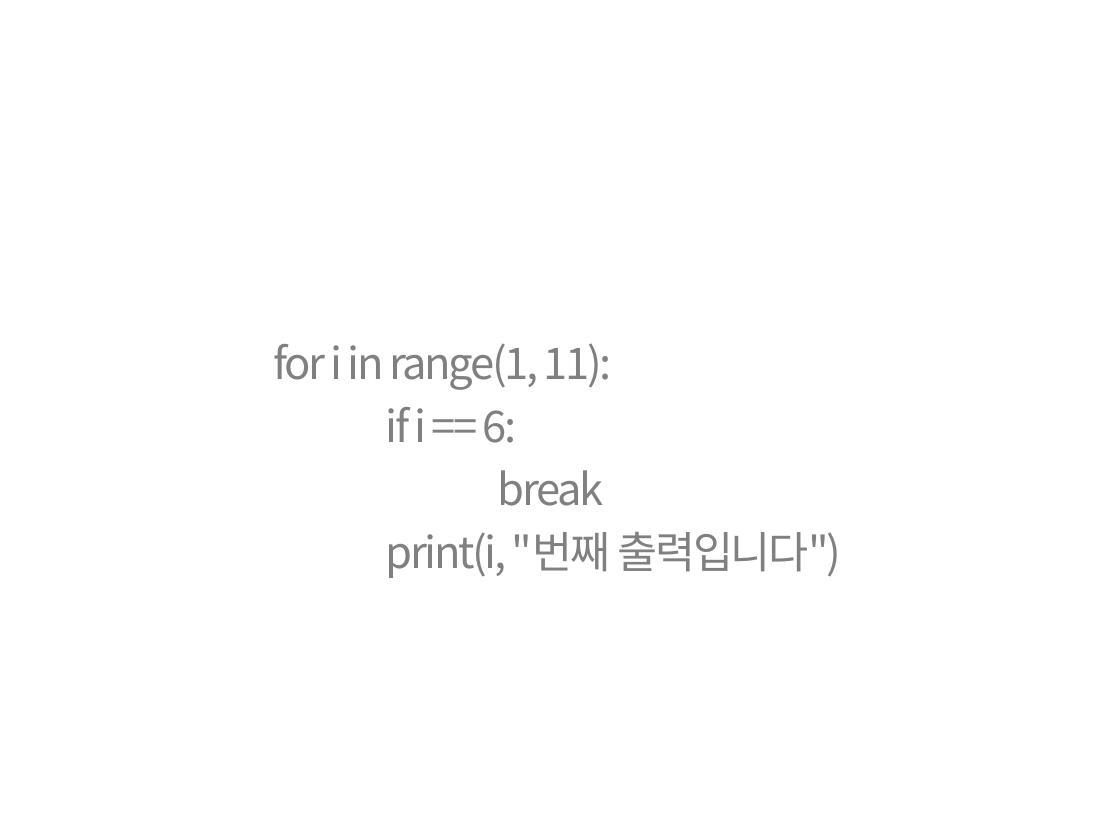
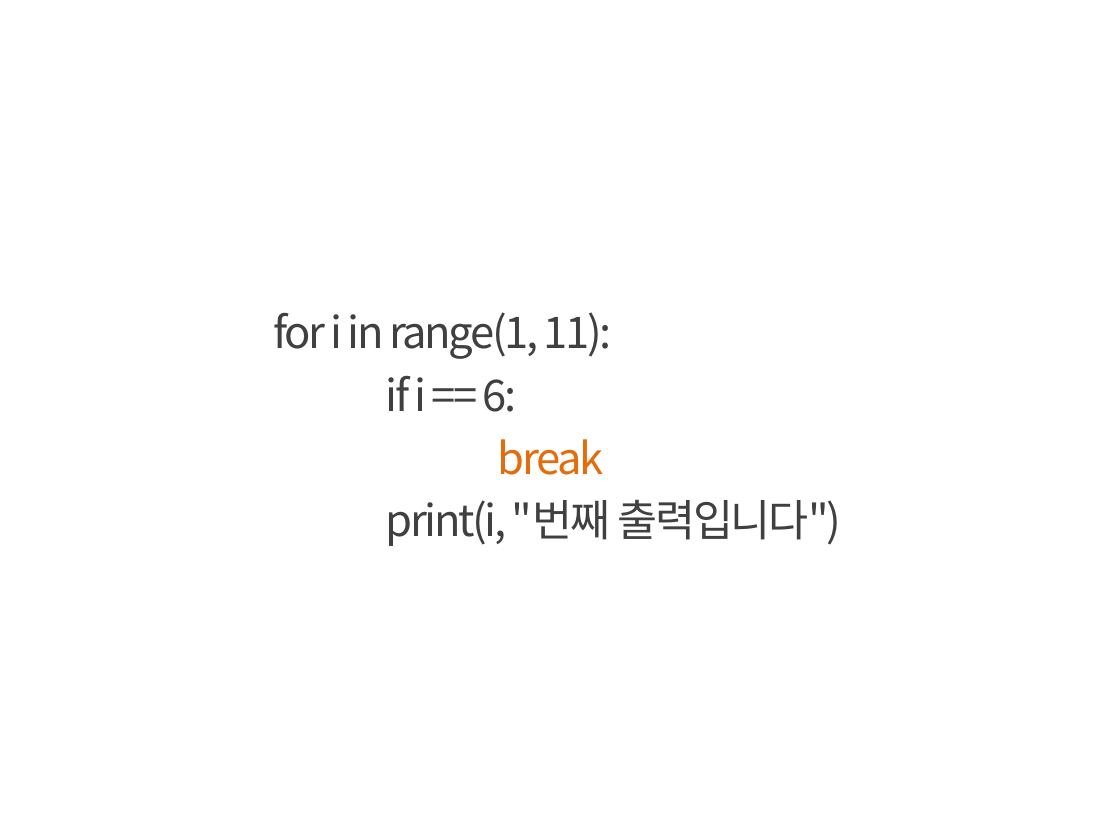
Before and after one commit to kwonkijun/python, a slide deck: slide 6 of 파이썬기초(PPT)/파이썬 기초 8강_반복문+조건문.pptx. Drawn at 1120x840 pixels with LibreOffice and Linux fonts; fonts in the diff are those of the drawing. Boxes give left, top, right and bottom in pixels: in the first picture for what was removed or moved away, otherwise in the second. Text is boxed around its words. In the diff, an @@ line names an element or a change of style, - is before the commit and + after.

```diff
--- a/파이썬기초(PPT)/파이썬 기초 8강_반복문+조건문.pptx
+++ b/파이썬기초(PPT)/파이썬 기초 8강_반복문+조건문.pptx
@@ text "for i in range(1, 11):": place and size @@
-text "for i in range(1, 11):" at box(274, 343, 842, 578)
+text "for i in range(1, 11):" at box(274, 312, 842, 546)
@@ text "for i in range(1, 11):" at box(274, 312, 842, 546): text colour #808080 to #404040 in "for i in range(1, 11):", "if i == 6:", "print(i, "번째 출력입니다")"; text colour #808080 to #E46C0A in "break" @@
```
Also in this commit, not shown: 8 other slides changed, 1 slide added, 39 other files.
